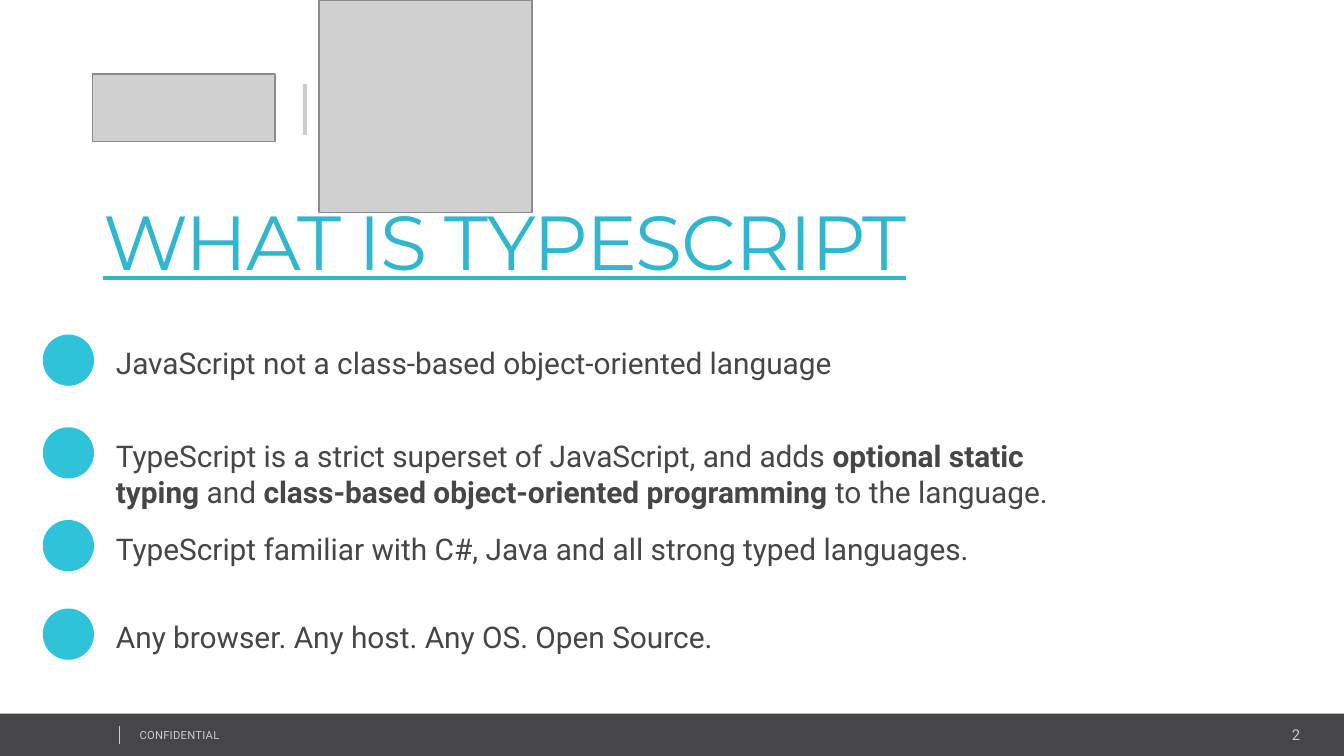
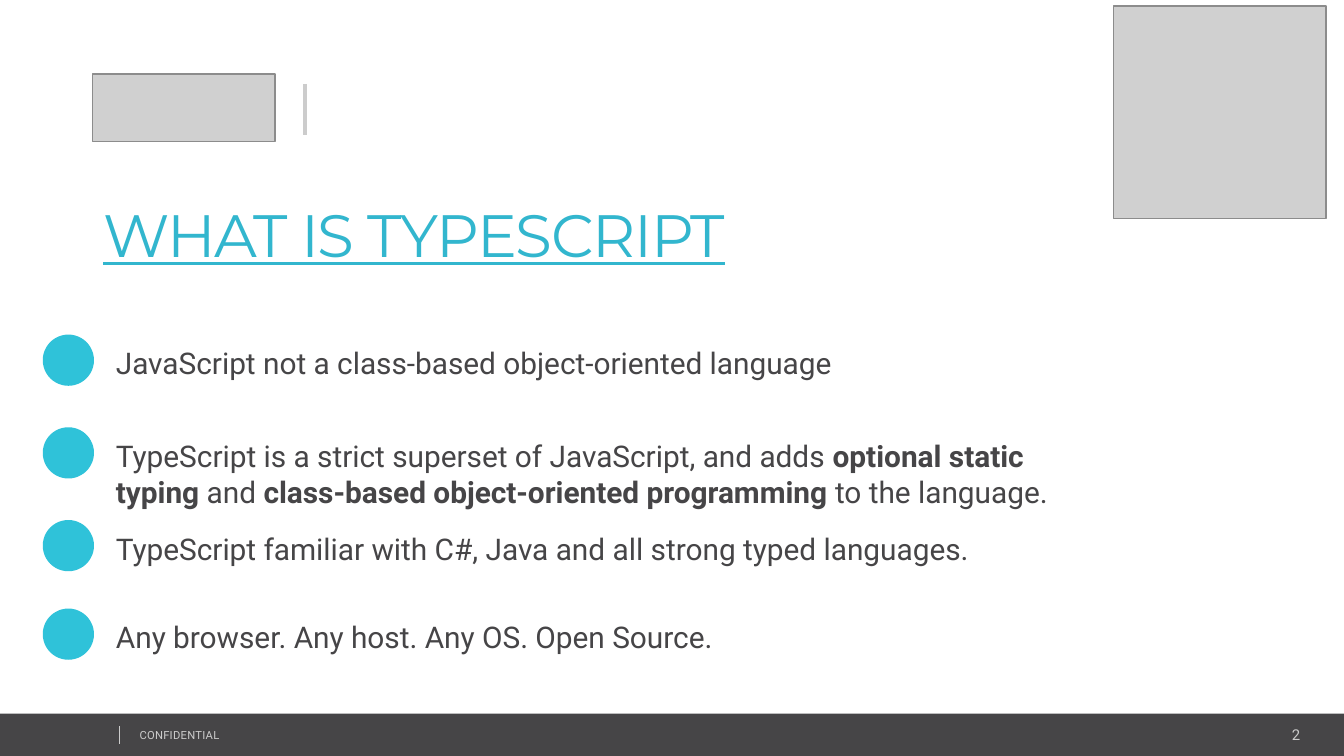
Before and after one commit to IvanPetkovPetkov/TypeScript-Template, a slide deck: slide 2 of EPAM_TypeScriptFundamentals.pptx. Drawn at 1344x756 pixels with LibreOffice and Linux fonts; fonts in the diff are those of the drawing; grey boxes stand for pictures; background and template pictures are left out. Boxes give left, top, right and bottom in pixels: in the first picture for what was removed or moved away, otherwise in the second. Text is boxed around its words. In the diff, an @@ line names an element or a change of style, - is before the commit and + after.

```diff
--- a/EPAM_TypeScriptFundamentals.pptx
+++ b/EPAM_TypeScriptFundamentals.pptx
@@ picture: place and size @@
-picture at (320,0,532,212)
+picture at (1113,7,1325,219)
@@ text "WHAT IS TYPESCRIPT" at (103,215,726,265): size 41 to 32 pt @@
```
Also in this commit, not shown: 2 other slides changed, 2 slides added, 38 other files.
